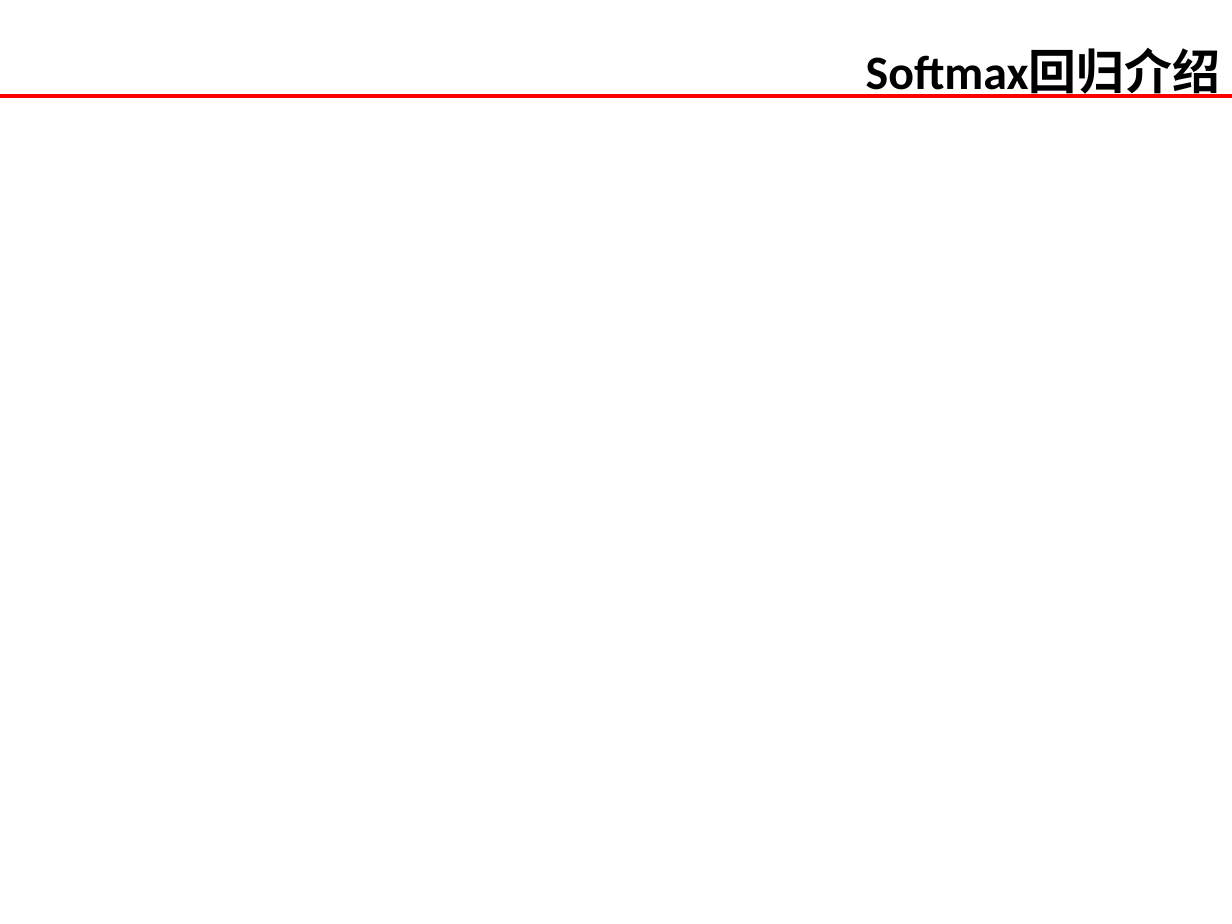
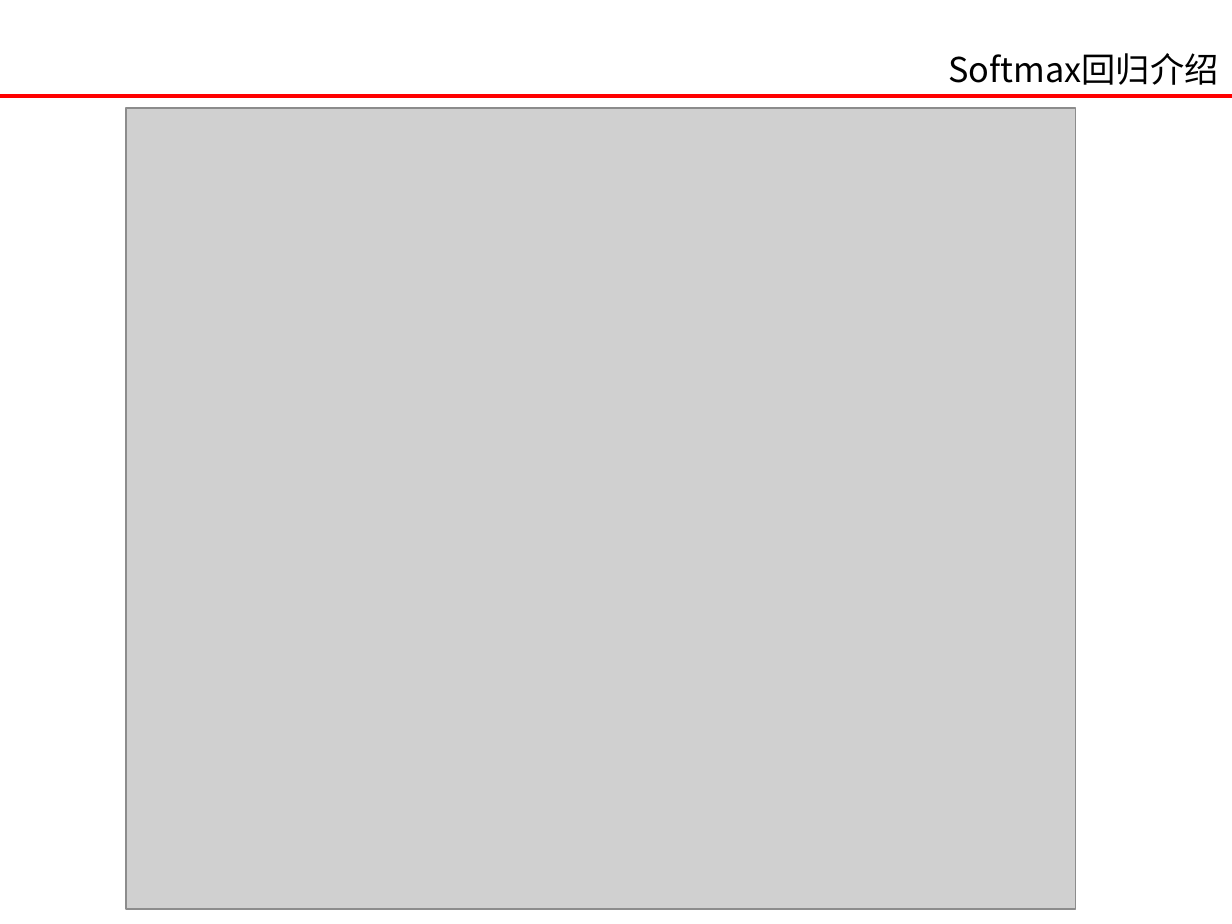
Before and after one commit to jaysoncho92/learn_tensorflow, a slide deck: slide 11 of TensorFlow入门.pptx (slide 10 before the commit). Drawn at 1232x924 pixels with LibreOffice and Linux fonts; fonts in the diff are those of the drawing; grey boxes stand for pictures. Boxes give left, top, right and bottom in pixels: in the first picture for what was removed or moved away, otherwise in the second. Text is boxed around its words. In the diff, an @@ line names an element or a change of style, - is before the commit and + after.

```diff
--- a/TensorFlow入门.pptx
+++ b/TensorFlow入门.pptx
@@ text "Softmax回归介绍": place and size @@
-text "Softmax回归介绍" at (866,48,1220,98)
+text "Softmax回归介绍" at (948,53,1218,85)
@@ text "Softmax回归介绍" at (948,53,1218,85): size 28 to 20 pt, font Calibri to Noto Sans CJK SC, bold off; alignment right to left @@
@@ picture added at (126,108,1076,909) @@
```
Also in this commit, not shown: 8 other slides changed, 2 slides added, 2 slides removed, 4 other files.
